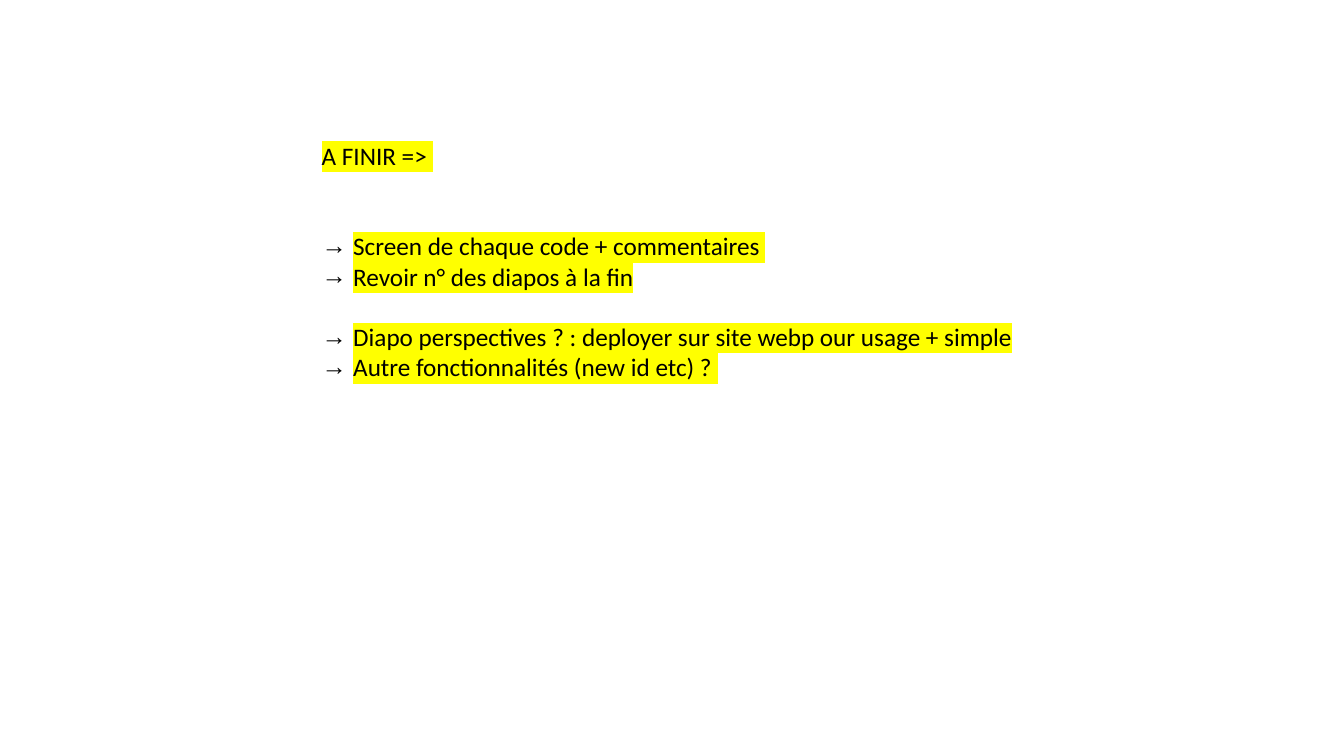
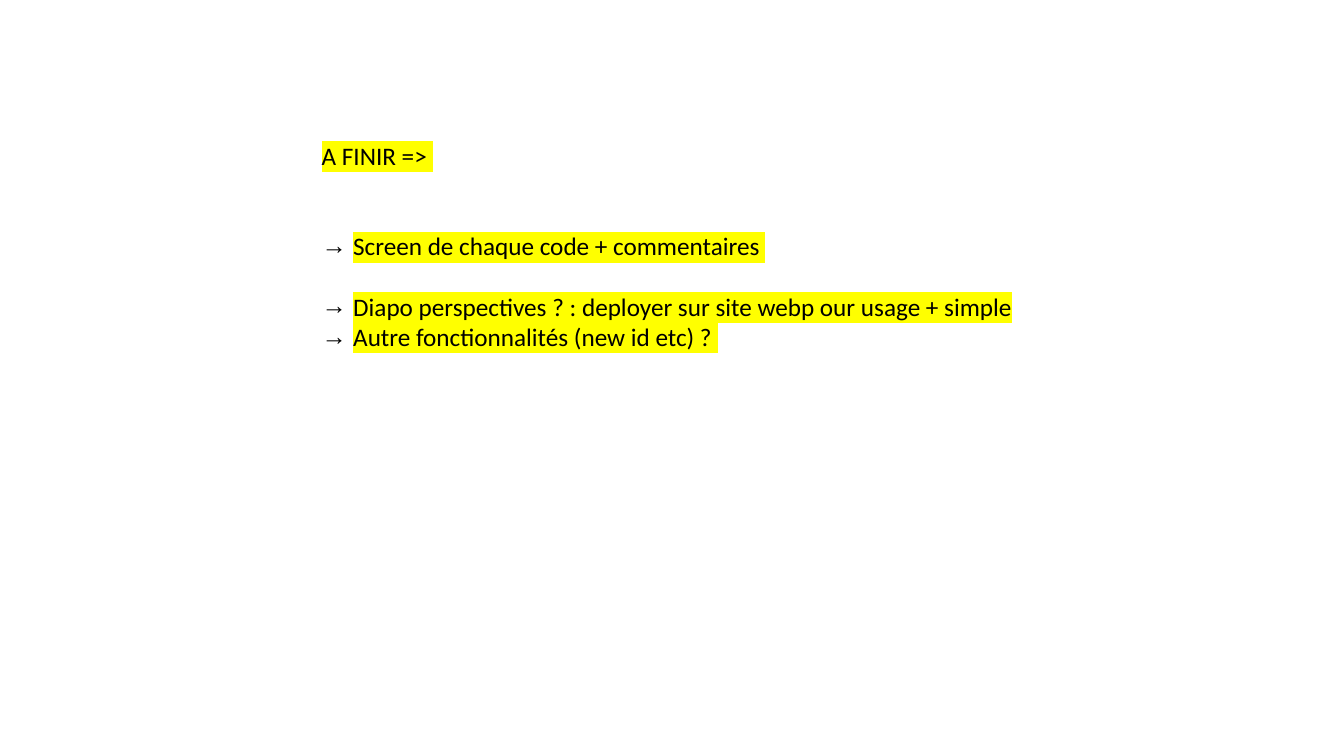
Before and after one commit to meijemathe/projet_enrichissement_fonctionnel, a slide deck: slide 1 of Projet_enrichissement_shiny.pptx (slide 2 before the commit). Drawn at 1344x756 pixels with LibreOffice and Linux fonts; fonts in the diff are those of the drawing. Boxes give left, top, right and bottom in pixels: in the first picture for what was removed or moved away, otherwise in the second. Text is boxed around its words. In the diff, an @@ line names an element or a change of style, - is before the commit and + after.

```diff
--- a/Projet_enrichissement_shiny.pptx
+++ b/Projet_enrichissement_shiny.pptx
@@ text at box(353, 265, 634, 292): paragraph removed @@
-→ Revoir n° des diapos à la fin
```
Also in this commit, not shown: 8 other slides changed, 1 slide added, 3 slides removed.
